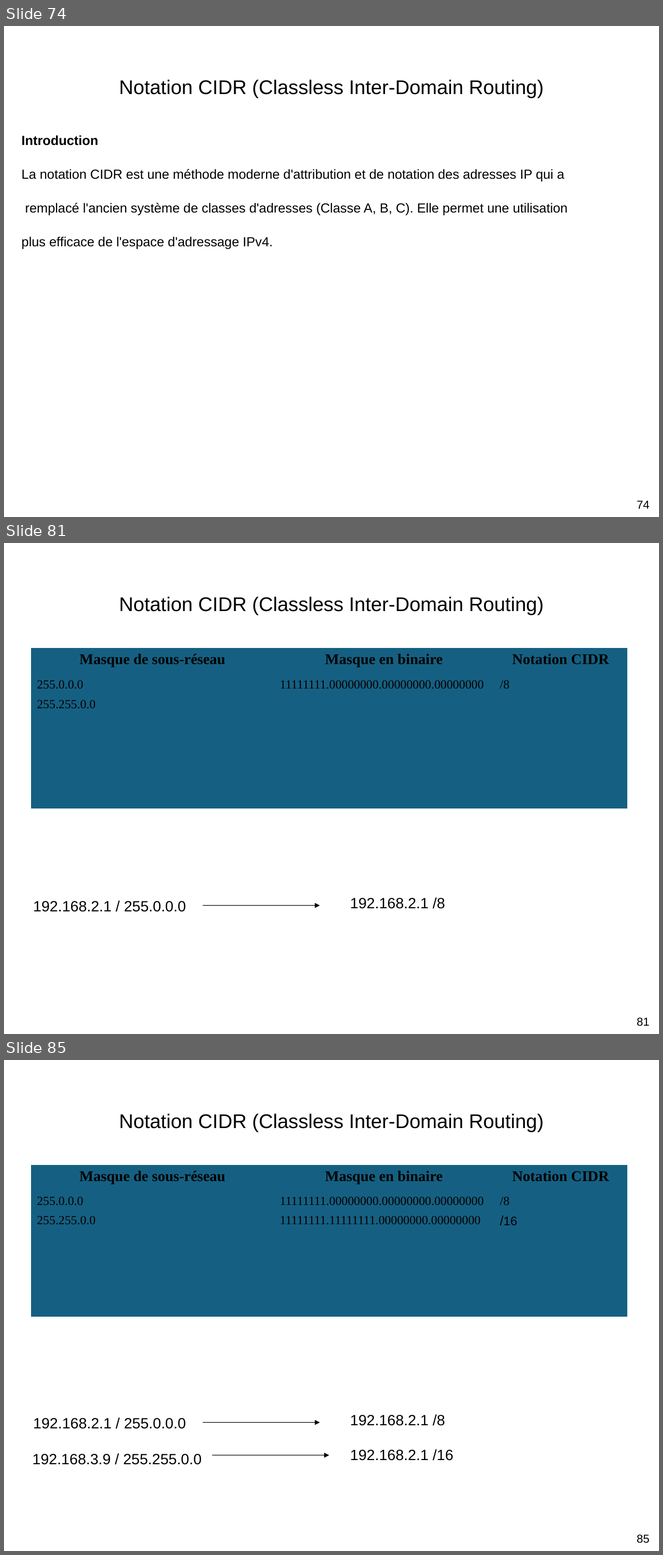
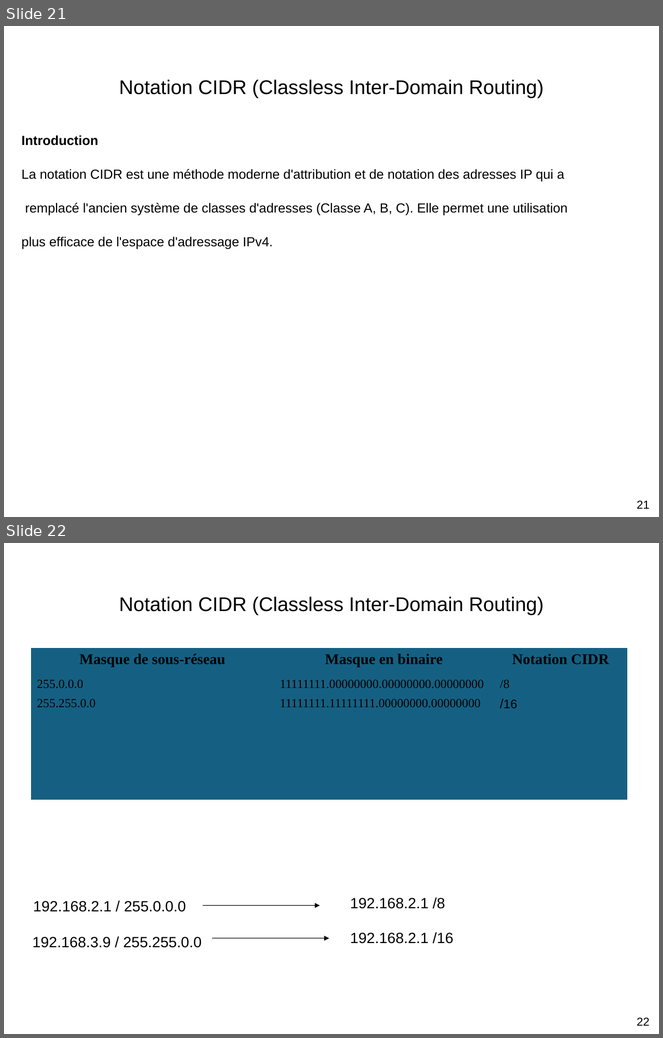
Before and after one commit to jbs-sti/jbs-sti.github.io, a slide deck: bts1/reseaux/02-adressage-ip/cours-adresse-ipv4-masque/fichiers/cours-adresse-ipv4-masque.pptx. Shown one above the other, each under a label of ours: slides 74, 81 and 85 before the commit, slides 21 and 22 after it; the slides between them are not shown. The pictures are 663x1555 and 663x1038 pixels, drawn with LibreOffice and Linux fonts; fonts in the diff are those of the drawing; background and template pictures are left out. Boxes give left, top, right and bottom in pixels: in the first picture for what was removed or moved away, otherwise in the second. Text is boxed around its words. In the diff, an @@ line names an element or a change of style, - is before the commit and + after.

```diff
--- a/bts1/reseaux/02-adressage-ip/cours-adresse-ipv4-masque/fichiers/cours-adresse-ipv4-masque.pptx
+++ b/bts1/reseaux/02-adressage-ip/cours-adresse-ipv4-masque/fichiers/cours-adresse-ipv4-masque.pptx
@@ slide 81 removed at [4, 543, 659, 1034], background picture (left out) @@
@@ text removed at [119, 597, 544, 615] @@
-Notation CIDR (Classless Inter-Domain Routing)
@@ table removed at [31, 648, 627, 843], 6 rows, 3 columns @@
-Masque de sous-réseau | Masque en binaire | Notation CIDR
-255.0.0.0 | 11111111.00000000.00000000.00000000 | /8
-255.255.0.0 |  | 
- |  | 
- |  | 
- |  | 
@@ text removed at [33, 901, 186, 912] @@
-192.168.2.1 / 255.0.0.0
@@ text removed at [350, 898, 445, 909] @@
-192.168.2.1 /8
@@ freeform shape removed at [203, 905, 320, 905] @@
@@ page number removed at [637, 1018, 650, 1027] @@
-81
@@ what was slide 74 is now slide 21 @@
@@ page number at [637, 501, 650, 509]: text changed @@
-74
+21
@@ what was slide 85 is now slide 22 @@
@@ page number at [637, 1018, 650, 1026]: text changed @@
-85
+22
```
Also in this commit, not shown: 71 other slides removed, 2 other files.
